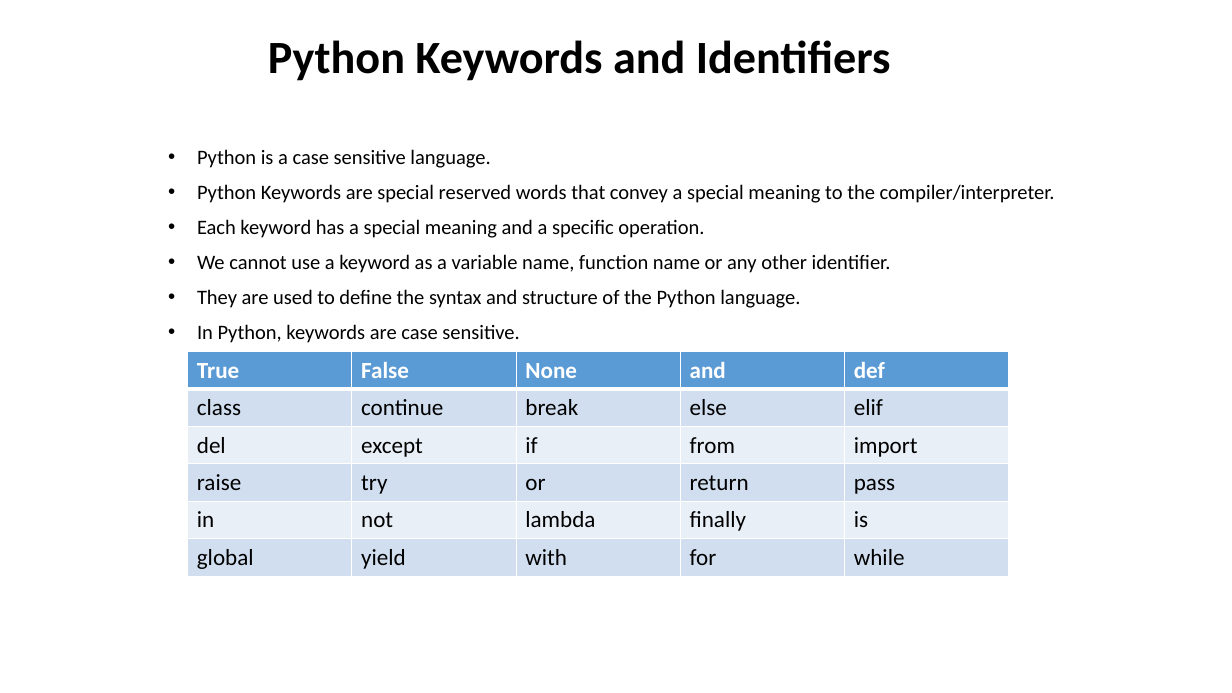
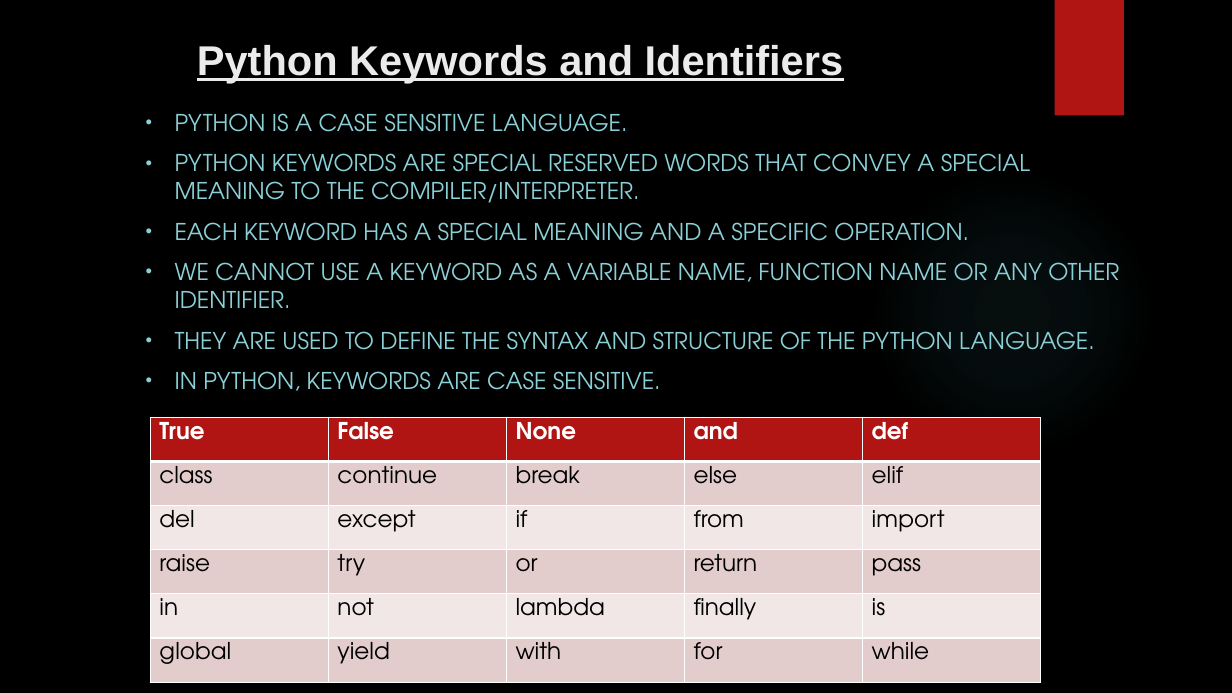
Before and after one commit to tauovir/Materials, a slide deck: slide 1 of Python Session/Python_9_may.pptx. Drawn at 1232x693 pixels with LibreOffice and Linux fonts; fonts in the diff are those of the drawing; background and template pictures are left out. Boxes give left, top, right and bottom in pixels: in the first picture for what was removed or moved away, otherwise in the second. Text is boxed around its words. In the diff, an @@ line names an element or a change of style, - is before the commit and + after.

```diff
--- a/Python Session/Python_9_may.pptx
+++ b/Python Session/Python_9_may.pptx
@@ background #FFFFFF to picture (left out) @@
@@ title "Python Keywords and Identifiers" at [197, 45, 843, 82]: size 36 to 32.4 pt, font Calibri to Arial, text colour #000000 to #EBEBEB, underline on; alignment centre to left; line spacing 0.9 to 1 @@
@@ rectangle added at [1055, 0, 1124, 116], fill #B01513 @@
@@ subtitle at [175, 113, 1119, 391]: text changed; size 16 to 18 pt; font Calibri to TeX Gyre Adventor; text colour #000000 to #8AD0D6 @@
-• Python is a case sensitive language.
-• Python Keywords are special reserved words that convey a special meaning to the compiler/interpreter.
-• Each keyword has a special meaning and a specific operation.
-• We cannot use a keyword as a variable name, function name or any other identifier.
-• They are used to define the syntax and structure of the Python language.
-• In Python, keywords are case sensitive.
+• PYTHON IS A CASE SENSITIVE LANGUAGE.
+• PYTHON KEYWORDS ARE SPECIAL RESERVED WORDS THAT CONVEY A SPECIAL MEANING TO THE COMPILER/INTERPRETER.
+• EACH KEYWORD HAS A SPECIAL MEANING AND A SPECIFIC OPERATION.
+• WE CANNOT USE A KEYWORD AS A VARIABLE NAME, FUNCTION NAME OR ANY OTHER IDENTIFIER.
+• THEY ARE USED TO DEFINE THE SYNTAX AND STRUCTURE OF THE PYTHON LANGUAGE.
+• IN PYTHON, KEYWORDS ARE CASE SENSITIVE.
@@ ellipse added at [870, 169, 1154, 454], fill gradient #50B9C1 @@
@@ table at [151, 418, 1043, 682] @@
@@ fill #5B9BD5 to #B01513 in row 1 @@
@@ fill #D2DEEF to #E4CCCC in 15 cells @@
@@ fill #EAEFF7 to #F2E8E7 in 10 cells @@
@@ font Calibri to TeX Gyre Adventor @@
@@ table: place and size @@
-table at [188, 351, 1010, 576]
+table at [151, 418, 1043, 682]
```
Also in this commit, not shown: 6 other slides changed, 1 slide added, 2 other files.
